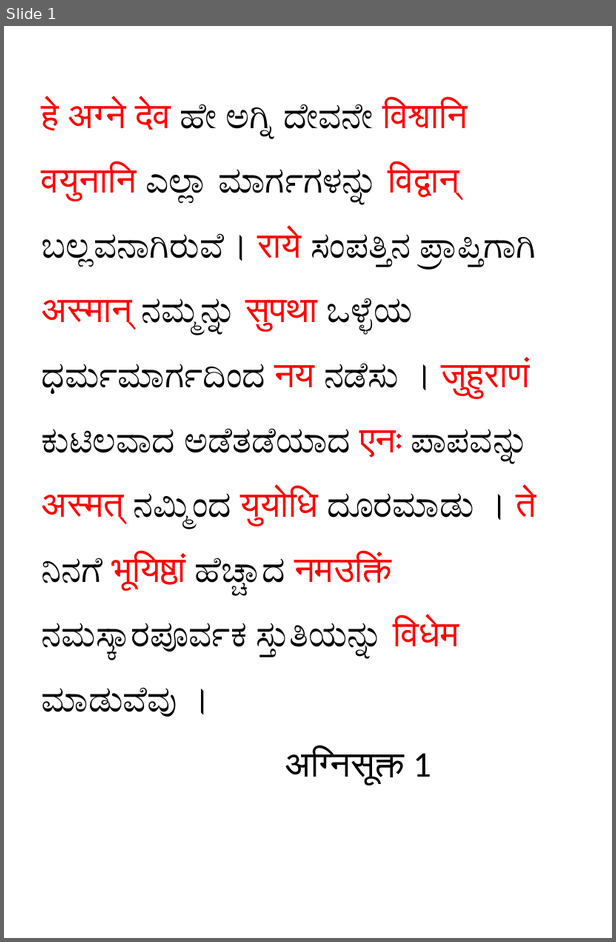
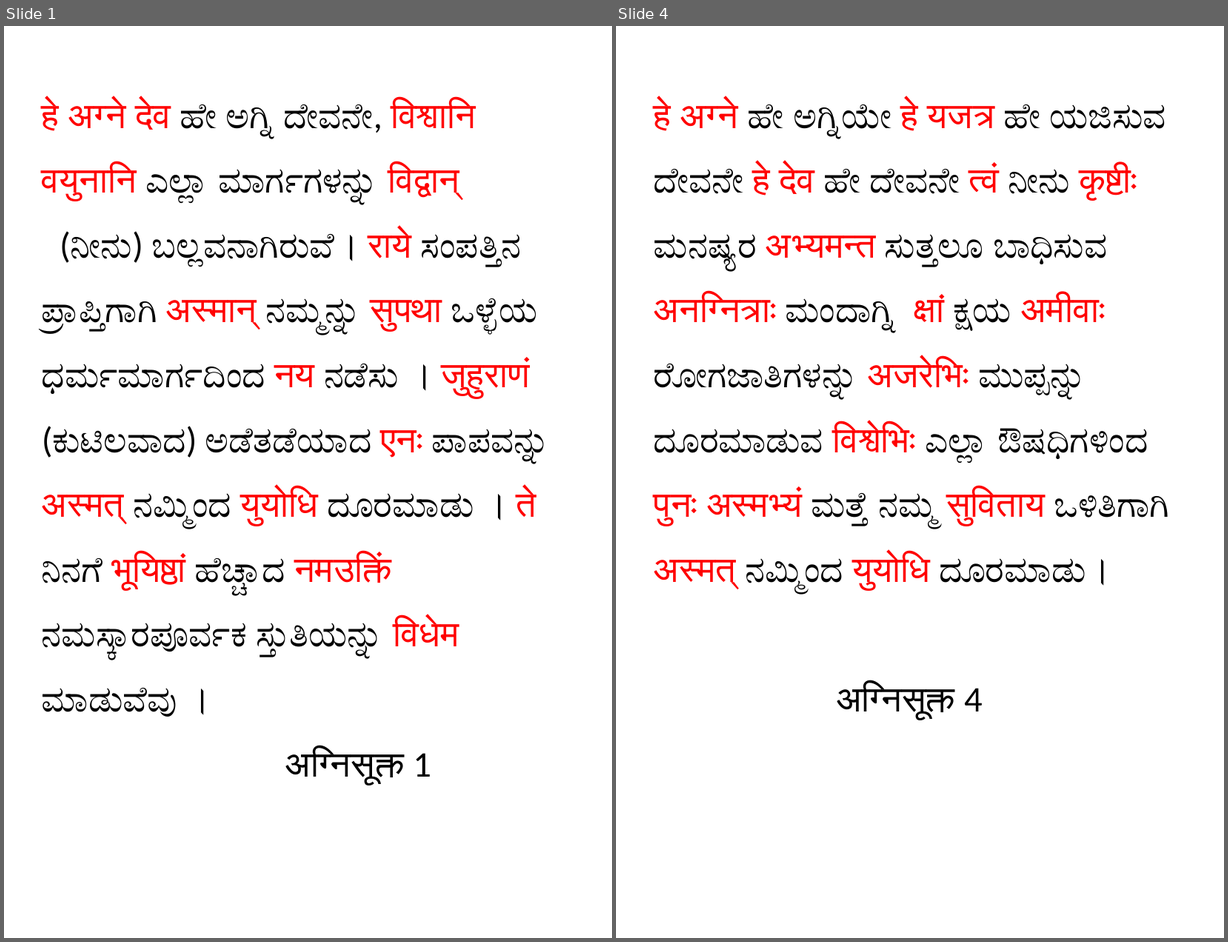
Before and after one commit to GIRISHVBHAGWAT/MY_Documents, a slide deck: Sookta_Artha/agni_sookta.pptx. Shown side by side, each under a label of ours: slide 1 before the commit, slides 1 and 4 after it; the slides between them are not shown. The pictures are 616x942 and 1228x942 pixels, drawn with LibreOffice and Linux fonts; fonts in the diff are those of the drawing; background and template pictures are left out. Boxes give left, top, right and bottom in pixels: in the first picture for what was removed or moved away, otherwise in the second. Text is boxed around its words. In the diff, an @@ line names an element or a change of style, - is before the commit and + after.

```diff
--- a/Sookta_Artha/agni_sookta.pptx
+++ b/Sookta_Artha/agni_sookta.pptx
@@ slide 4 added at (616,26,1224,938), background #FFFFFF @@
@@ title added at (654,99,1169,720), 32 pt, text #000000 @@
+हे अग्ने ಹೇ ಅಗ್ನಿಯೇ हे यजत्र ಹೇ ಯಜಿಸುವ ದೇವನೇ हे देव ಹೇ ದೇವನೇ त्वं ನೀನು कृष्टीः ಮನಷ್ಯರ अभ्यमन्त ಸುತ್ತಲೂ ಬಾಧಿಸುವ अनग्नित्राः ಮಂದಾಗ್ನಿ क्षां ಕ್ಷಯ अमीवाः ರೋಗಜಾತಿಗಳನ್ನು अजरेभिः ಮುಪ್ಪನ್ನು ದೂರಮಾಡುವ विश्वेभिः ಎಲ್ಲಾ ಔಷಧಿಗಳಿಂದ पुनः अस्मभ्यं ಮತ್ತೆ ನಮ್ಮ सुविताय ಒಳಿತಿಗಾಗಿ अस्मत् ನಮ್ಮಿಂದ युयोधि ದೂರಮಾಡು।
+अग्निसूक्त 4
@@ slide 1 changed as well @@
@@ title at (42,99,537,785): text changed @@
-हे अग्ने देव ಹೇ ಅಗ್ನಿ ದೇವನೇ विश्वानि वयुनानि ಎಲ್ಲಾ ಮಾರ್ಗಗಳನ್ನು विद्वान् ಬಲ್ಲವನಾಗಿರುವೆ। राये ಸಂಪತ್ತಿನ ಪ್ರಾಪ್ತಿಗಾಗಿ अस्मान् ನಮ್ಮನ್ನು सुपथा ಒಳ್ಳೆಯ ಧರ್ಮಮಾರ್ಗದಿಂದ नय ನಡೆಸು । जुहुराणं ಕುಟಿಲವಾದ ಅಡೆತಡೆಯಾದ एनः ಪಾಪವನ್ನು अस्मत् ನಮ್ಮಿಂದ युयोधि ದೂರಮಾಡು । ते ನಿನಗೆ भूयिष्ठां ಹೆಚ್ಚಾದ नमउक्तिं ನಮಸ್ಕಾರಪೂರ್ವಕ ಸ್ತುತಿಯನ್ನು विधेम ಮಾಡುವೆವು ।
-अग्निसूक्त 1
+हे अग्ने देव ಹೇ ಅಗ್ನಿ ದೇವನೇ, विश्वानि वयुनानि ಎಲ್ಲಾ ಮಾರ್ಗಗಳನ್ನು विद्वान् (ನೀನು) ಬಲ್ಲವನಾಗಿರುವೆ। राये ಸಂಪತ್ತಿನ ಪ್ರಾಪ್ತಿಗಾಗಿ अस्मान् ನಮ್ಮನ್ನು सुपथा ಒಳ್ಳೆಯ ಧರ್ಮಮಾರ್ಗದಿಂದ नय ನಡೆಸು । जुहुराणं (ಕುಟಿಲವಾದ) ಅಡೆತಡೆಯಾದ एनः ಪಾಪವನ್ನು अस्मत् ನಮ್ಮಿಂದ युयोधि ದೂರಮಾಡು । ते ನಿನಗೆ भूयिष्ठां ಹೆಚ್ಚಾದ नमउक्तिं ನಮಸ್ಕಾರಪೂರ್ವಕ ಸ್ತುತಿಯನ್ನು विधेम ಮಾಡುವೆವು ।
+अग्निसूक्त 1
```
Also in this commit, not shown: 3 other slides added, 1 slide removed, 8 other files.
